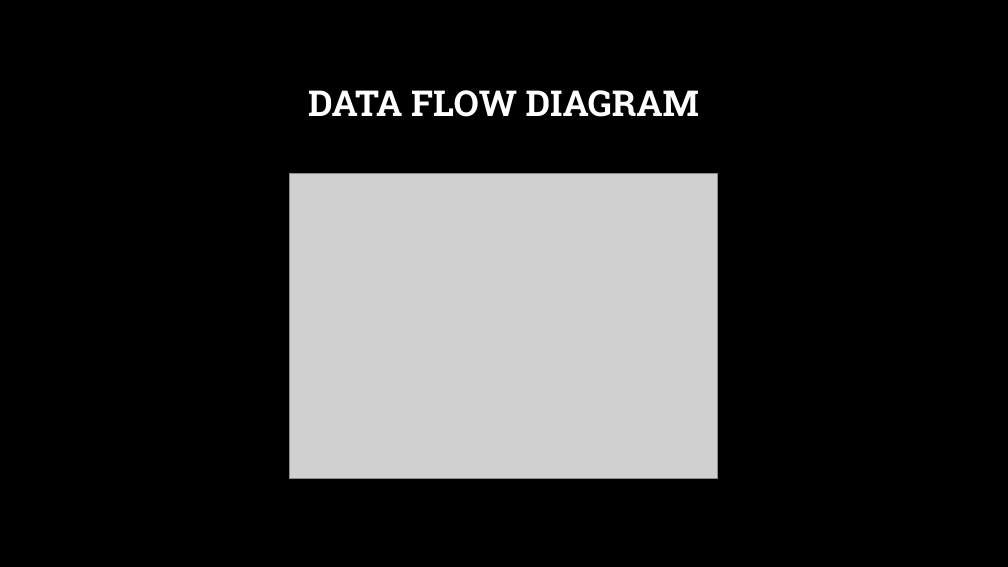
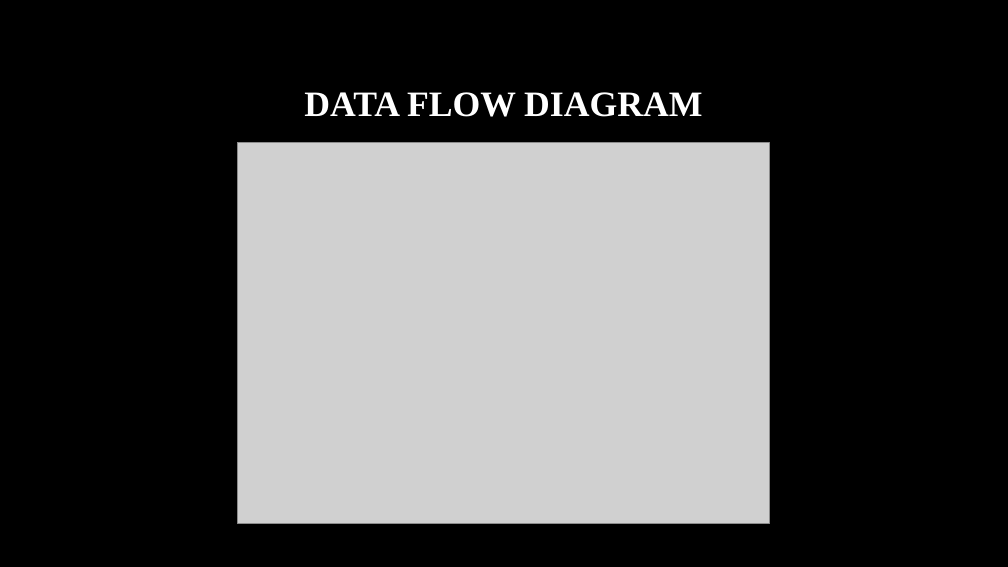
Before and after one commit to Dibya-Bharat/Major_project, a slide deck: slide 10 of Report/Tourism Recommendation Application.pptx. Drawn at 1008x567 pixels with LibreOffice and Linux fonts; fonts in the diff are those of the drawing; grey boxes stand for pictures; background and template pictures are left out. Boxes give left, top, right and bottom in pixels: in the first picture for what was removed or moved away, otherwise in the second. Text is boxed around its words. In the diff, an @@ line names an element or a change of style, - is before the commit and + after.

```diff
--- a/Report/Tourism Recommendation Application.pptx
+++ b/Report/Tourism Recommendation Application.pptx
@@ title "DATA FLOW DIAGRAM" at [304, 92, 702, 117]: font Roboto Slab to Times New Roman @@
@@ picture: place and size @@
-picture at [290, 173, 717, 479]
+picture at [237, 143, 770, 523]
```
Also in this commit, not shown: 11 other slides changed, 3 slides added, 3 slides removed.
